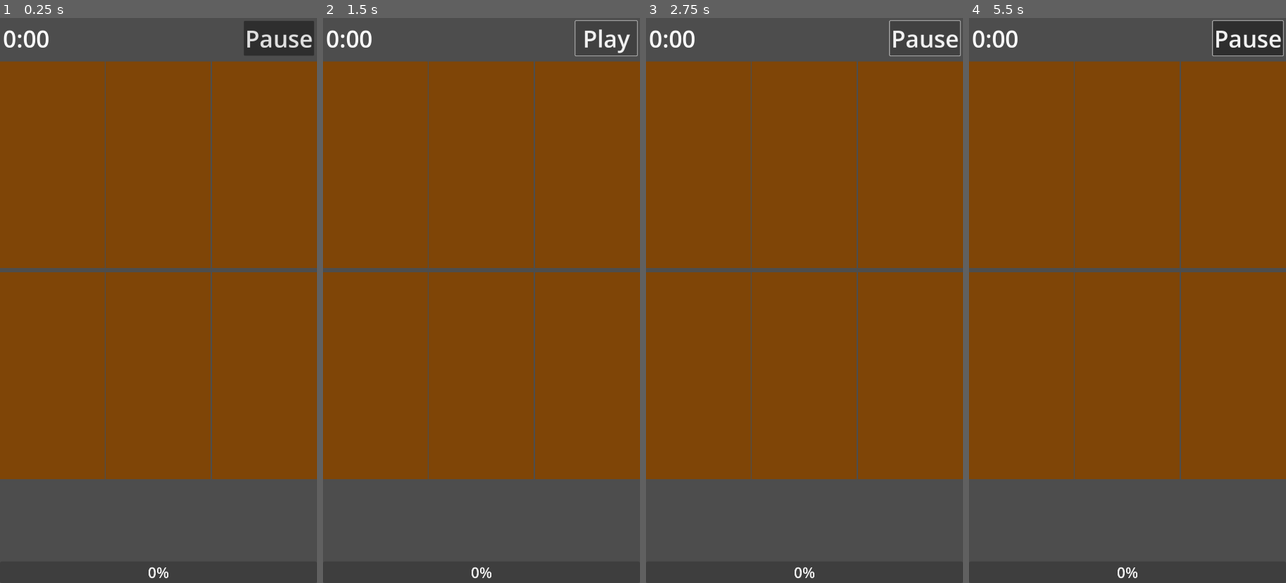
Above: before the commit, frames 1-4 (left to right).
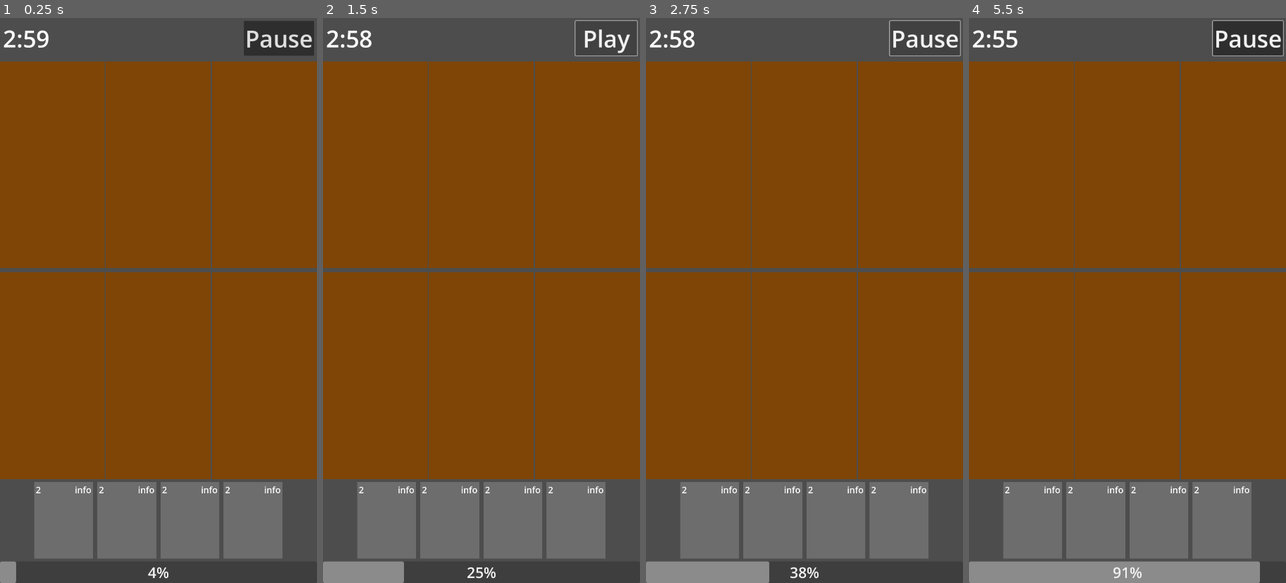
Above: after the commit, the same moments.

Repository: BerkZerker/CFG-Project
Game: Godot game, scene res://src/game/game.tscn
Same seed, same stepped clock (60 frames per second), same inputs: the game is played once before the commit and once after it.
Inputs (mouse positions are in pixels of both pictures, inside the frame that each line leads up to):
- Up to frame 1 (0.25 s): no input
- Up to frame 2 (1.5 s): move the mouse to (551, 272) at 0.52 s; click (551, 272) at 0.67 s; click "Pause" at 1.25 s
- Up to frame 3 (2.75 s): click "Play" at 2 s
- Up to frame 4 (5.5 s): drag from (1064, 328) to (1111, 413) at 2.77 s; move the mouse to (1159, 176) at 3.52 s; click (1159, 176) at 3.67 s; drag from (1111, 413) to (1032, 215) at 4.27 s; move the mouse to (1222, 385) at 5.02 s; click (1222, 385) at 5.17 s

The runs differ from the first frame. In frame 1, 10% of the frame differs, in the area x 0-90%, y 2-100%; in frame 2, 11%; in frame 3, 12%; in frame 4, 14%, in the area x 0-92%, y 2-100%.
Error before the commit: Parse Error: Could not parse global class "Lane" from "res://src/game/arenas/lane.gd". (res://src/game/game_events.gd:5)

Commit message:
worked on animations

Diff:
--- a/src/cards/card.gd
+++ b/src/cards/card.gd
@@ -66,12 +66,12 @@
 		if is_pressed and event.index == touch_index:
 			if card_state == States.WAITING:
 				card_state = States.CARRYING
-			target_pos.x = event.position.x - size.x / 2.0
-			target_pos.y = event.position.y - size.y / 2.0
+			#print(size.x * scale.x)
+			target_pos.x = event.position.x - (size.x * scale.x) / 2.0
+			target_pos.y = event.position.y - (size.y * scale.y) / 2.0
 
 
 func execute_action() -> void:
-	print('action exectued')
 	queue_free()
 
 
@@ -82,7 +82,11 @@
 
 func return_to_hand():
 	card_state = States.WAITING
-	global_position = original_pos
+	#global_position = original_pos
+	#$AnimationPlayer.play("returned")
+	var t = global_position.distance_to(original_pos) / 4000 # t = vd
+	var tween = get_tree().create_tween()
+	tween.tween_property(self, "global_position", original_pos, t)
 
 
 # Is called when the card is selected.
@@ -93,8 +97,6 @@
 	GameEvents.cardPressed.emit(touch_index, lane_type)
 	GameEvents.cardSelected.emit()
 	is_selected = true
-	# FOR TESTING
-	$AnimationPlayer.stop()
 	$AnimationPlayer.play("selected")
 
 
@@ -112,8 +114,6 @@
 func _on_card_selected() -> void:
 	if is_selected:
 		is_selected = false
-		# FOR TESTING
-		$AnimationPlayer.stop()
 		$AnimationPlayer.play("deselected")
 
 
@@ -136,7 +136,7 @@
 
 
 func _on_lane_pressed(pos : Vector2, index : int, lane : int, type : Lane.Types) -> void:
-	if is_selected and card_state == States.WAITING:
+	if is_selected and card_state == States.WAITING and (lane_type == type or lane_type == Lane.Types.DEBUG):
 		is_pressed = true
 		touch_index = index
 		GameEvents.cardPressed.emit(touch_index, lane_type)
--- a/src/cards/card.tscn
+++ b/src/cards/card.tscn
@@ -32,6 +32,18 @@
 "update": 0,
 "values": [Vector2(1, 1)]
 }
+tracks/1/type = "value"
+tracks/1/imported = false
+tracks/1/enabled = true
+tracks/1/path = NodePath(".:position")
+tracks/1/interp = 1
+tracks/1/loop_wrap = true
+tracks/1/keys = {
+"times": PackedFloat32Array(0),
+"transitions": PackedFloat32Array(1),
+"update": 0,
+"values": [Vector2(0, 0)]
+}
 
 [sub_resource type="Animation" id="Animation_mdn41"]
 resource_name = "deselected"
@@ -46,7 +58,7 @@
 "times": PackedFloat32Array(0, 0.1),
 "transitions": PackedFloat32Array(1, 1),
 "update": 0,
-"values": [Vector2(1.05, 1.05), Vector2(1, 1)]
+"values": [Vector2(1.1, 1.1), Vector2(1, 1)]
 }
 
 [sub_resource type="Animation" id="Animation_pue4b"]
@@ -63,13 +75,30 @@
 "times": PackedFloat32Array(0, 0.15),
 "transitions": PackedFloat32Array(1, 1),
 "update": 0,
-"values": [Vector2(1, 1), Vector2(1.05, 1.05)]
+"values": [Vector2(1, 1), Vector2(1.1, 1.1)]
+}
+
+[sub_resource type="Animation" id="Animation_sfhqe"]
+resource_name = "returned"
+length = 0.5
+tracks/0/type = "value"
+tracks/0/imported = false
+tracks/0/enabled = true
+tracks/0/path = NodePath(".:position")
+tracks/0/interp = 1
+tracks/0/loop_wrap = true
+tracks/0/keys = {
+"times": PackedFloat32Array(0, 0.5),
+"transitions": PackedFloat32Array(1, 1),
+"update": 0,
+"values": [Vector2(0, 0), Vector2(0, 0)]
 }
 
 [sub_resource type="AnimationLibrary" id="AnimationLibrary_7cnpu"]
 _data = {
 "RESET": SubResource("Animation_r3l4t"),
 "deselected": SubResource("Animation_mdn41"),
+"returned": SubResource("Animation_sfhqe"),
 "selected": SubResource("Animation_pue4b")
 }
 
--- a/src/game/arenas/lane.gd
+++ b/src/game/arenas/lane.gd
@@ -8,7 +8,7 @@
 
 var touch_indexes : Array[int] = []
 var card_indexes : Dictionary = {}
-var highlight : int = 0
+var hover : bool = false
 
 enum Types {
 	NONE,
@@ -22,6 +22,9 @@
 func _ready():
 	GameEvents.cardPressed.connect(_on_card_pressed)
 	GameEvents.cardReleased.connect(_on_card_released)
+	await get_tree().process_frame
+	pivot_offset.x = size.x / 2.0
+	pivot_offset.y = size.y / 2.0
 
 
 # Called every frame. 'delta' is the elapsed time since the previous frame.
@@ -37,49 +40,44 @@
 			if event.pressed and not touch_indexes.has(event.index):
 				touch_indexes.append(event.index)
 				GameEvents.lanePressed.emit(event.position, event.index, number, type)
-				if card_indexes.has(event.index):
-					if card_indexes[event.index] == type:
-						highlight += 1
-						update_highlight()
+				update_animation()
 			# If a touch up happens inside the rect
 			elif not event.pressed and touch_indexes.has(event.index):
 				touch_indexes.erase(event.index)
 				GameEvents.laneReleased.emit(event.position, event.index, number, type)
-				if not card_indexes.has(event.index):
-					highlight_off()
-				#if highlighted and card_indexes.size() == 0: # This needs to make sure there are 0 cards left.
-					highlight_off()
+				update_animation()
 
 	if event is InputEventScreenDrag:
+		# If a finger is dragged into the rect.
 		if get_global_rect().has_point(event.position) and not touch_indexes.has(event.index):
 			touch_indexes.append(event.index)
 			GameEvents.laneEntered.emit(event.index, number, type)
-			if card_indexes.has(event.index):
-				if card_indexes[event.index] == type:
-					highlight_on()
+			update_animation()
+		# If a finger is dragged out of the rect.
 		elif not get_global_rect().has_point(event.position) and touch_indexes.has(event.index):
 			touch_indexes.erase(event.index)
 			GameEvents.laneExited.emit(event.index, number, type)
+			update_animation()
 
 
-
-# FOR TESTING
+# FOR TESTING !
 func add_card(card : Card) -> void:
 	card.reparent(cardQueue)
 	card.start_deploy_timer()
-	#cardQueue.add_child(card)
 
 
-func highlight_on():
-	modulate.a = 0.5
+func update_animation() -> void:
+	for t in touch_indexes: # t is an int touch index
+		for c in card_indexes: # c is an int as well, with a Type
+			if t == c:
+				if card_indexes[c] == type: # The card can be dropped in this lane.
+					if not hover:
+						hover = true
+						$AnimationPlayer.play("entered")
 
-
-func highlight_off():)
-	modulate.a = 1
-
-
-func update_highlight():
-	pass
+	if hover and touch_indexes.size() == 0:
+		hover = false
+		$AnimationPlayer.play("exited")
 
 
 func _on_card_pressed(index : int, lane_type : Types) -> void:
--- a/src/game/arenas/lane.tscn
+++ b/src/game/arenas/lane.tscn
@@ -1,6 +1,60 @@
-[gd_scene load_steps=2 format=3 uid="uid://bf74jxsgldog1"]
+[gd_scene load_steps=6 format=3 uid="uid://bf74jxsgldog1"]
 
 [ext_resource type="Script" path="res://src/game/arenas/lane.gd" id="1_hiiu1"]
+
+[sub_resource type="Animation" id="Animation_vi7h3"]
+resource_name = "entered"
+length = 0.2
+tracks/0/type = "value"
+tracks/0/imported = false
+tracks/0/enabled = true
+tracks/0/path = NodePath(".:scale")
+tracks/0/interp = 2
+tracks/0/loop_wrap = true
+tracks/0/keys = {
+"times": PackedFloat32Array(0, 0.2),
+"transitions": PackedFloat32Array(1, 1),
+"update": 0,
+"values": [Vector2(1, 1), Vector2(0.95, 0.95)]
+}
+
+[sub_resource type="Animation" id="Animation_isv21"]
+resource_name = "exited"
+length = 0.1
+tracks/0/type = "value"
+tracks/0/imported = false
+tracks/0/enabled = true
+tracks/0/path = NodePath(".:scale")
+tracks/0/interp = 2
+tracks/0/loop_wrap = true
+tracks/0/keys = {
+"times": PackedFloat32Array(0, 0.1),
+"transitions": PackedFloat32Array(1, 1),
+"update": 0,
+"values": [Vector2(0.95, 0.95), Vector2(1, 1)]
+}
+
+[sub_resource type="Animation" id="Animation_o6f73"]
+length = 0.001
+tracks/0/type = "value"
+tracks/0/imported = false
+tracks/0/enabled = true
+tracks/0/path = NodePath(".:scale")
+tracks/0/interp = 1
+tracks/0/loop_wrap = true
+tracks/0/keys = {
+"times": PackedFloat32Array(0),
+"transitions": PackedFloat32Array(1),
+"update": 0,
+"values": [Vector2(1, 1)]
+}
+
+[sub_resource type="AnimationLibrary" id="AnimationLibrary_o6mo0"]
+_data = {
+"RESET": SubResource("Animation_o6f73"),
+"entered": SubResource("Animation_vi7h3"),
+"exited": SubResource("Animation_isv21")
+}
 
 [node name="Lane" type="TextureRect"]
 clip_contents = true
@@ -14,3 +68,8 @@
 
 [node name="CardQueue" type="VBoxContainer" parent="CenterContainer"]
 layout_mode = 2
+
+[node name="AnimationPlayer" type="AnimationPlayer" parent="."]
+libraries = {
+"": SubResource("AnimationLibrary_o6mo0")
+}
--- a/src/game/game.tscn
+++ b/src/game/game.tscn
@@ -57,7 +57,6 @@
 layout_mode = 2
 size_flags_horizontal = 4
 size_flags_vertical = 8
-SIZE = 4
 MARGIN = 15
 
 [node name="EnergyBar" type="ProgressBar" parent="VBoxContainer"]
--- a/src/game/hand.tscn
+++ b/src/game/hand.tscn
@@ -8,3 +8,4 @@
 anchors_preset = 0
 mouse_filter = 2
 script = ExtResource("1_l5bhu")
+SIZE = 4
Not shown: 1 places in src/cards/card.tscn that only renumber resources
Not shown, changed: todo.txt
